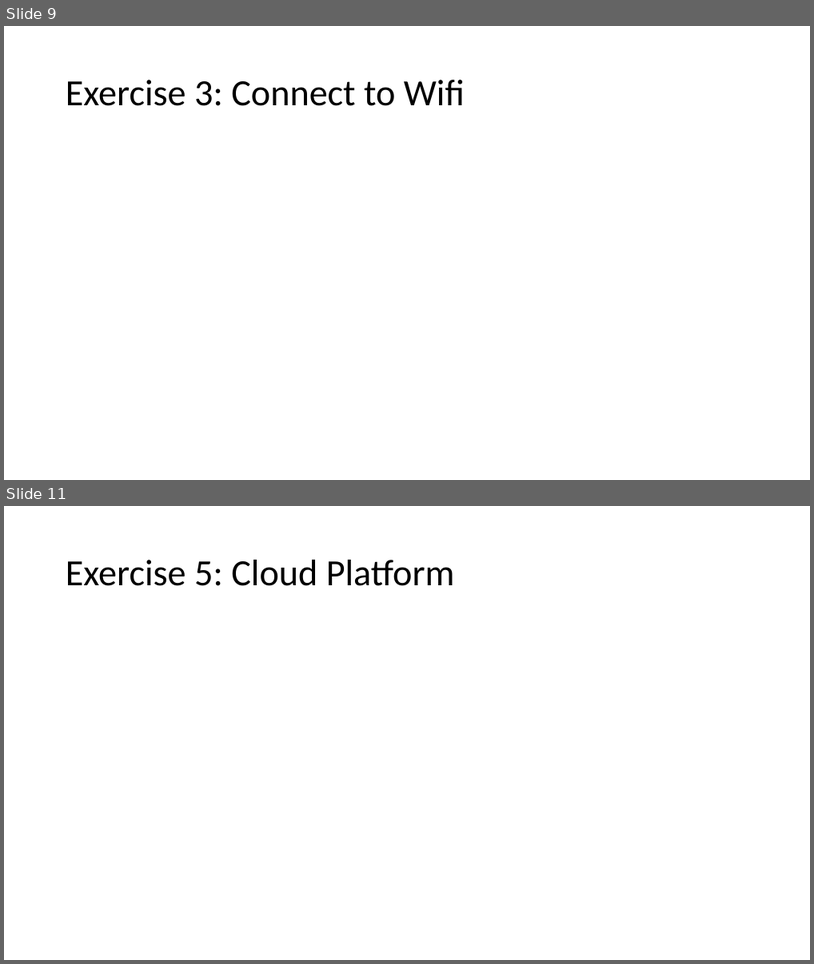
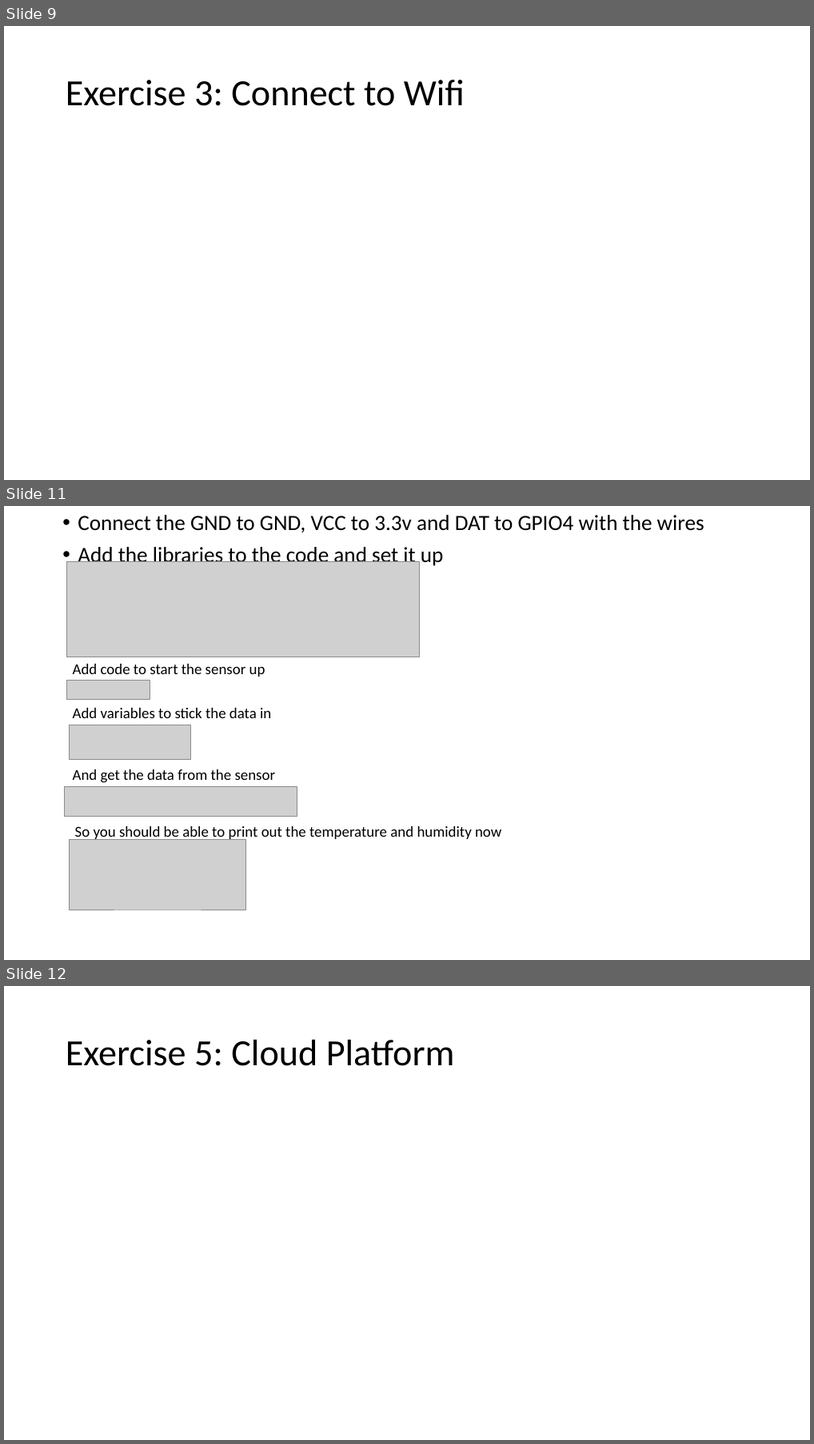
Before and after one commit to rdsuel/esp-class, a slide deck: Presentation.pptx. Shown one above the other, each under a label of ours: slides 9 and 11 before the commit, slides 9, 11 and 12 after it; the slides between them are not shown. The pictures are 814x964 and 814x1444 pixels, drawn with LibreOffice and Linux fonts; fonts in the diff are those of the drawing; grey boxes stand for pictures. Boxes give left, top, right and bottom in pixels: in the first picture for what was removed or moved away, otherwise in the second. Text is boxed around its words. In the diff, an @@ line names an element or a change of style, - is before the commit and + after.

Commit message:
Add DHT sensor

```diff
--- a/Presentation.pptx
+++ b/Presentation.pptx
@@ slide 11 added at bbox=[4, 506, 810, 960], background #FFFFFF @@
@@ text added at bbox=[78, 515, 705, 566], 25.9 pt, text #000000 @@
+• Connect the GND to GND, VCC to 3.3v and DAT to GPIO4 with the wires
+• Add the libraries to the code and set it up
@@ picture added at bbox=[66, 562, 419, 656] @@
@@ text added at bbox=[73, 664, 266, 676], 18 pt, text #000000 @@
+Add code to start the sensor up
@@ picture added at bbox=[66, 680, 150, 699] @@
@@ text added at bbox=[73, 708, 271, 718], 18 pt, text #000000 @@
+Add variables to stick the data in
@@ picture added at bbox=[69, 725, 190, 760] @@
@@ text added at bbox=[73, 769, 276, 783], 18 pt, text #000000 @@
+And get the data from the sensor
@@ picture added at bbox=[64, 786, 297, 816] @@
@@ picture added at bbox=[69, 840, 246, 909] @@
@@ text added at bbox=[75, 826, 502, 841], 18 pt, text #000000 @@
+So you should be able to print out the temperature and humidity now
@@ what was slide 11 is now slide 12 @@
```
Also in this commit, not shown: 2 slides changed, 1 other file.
